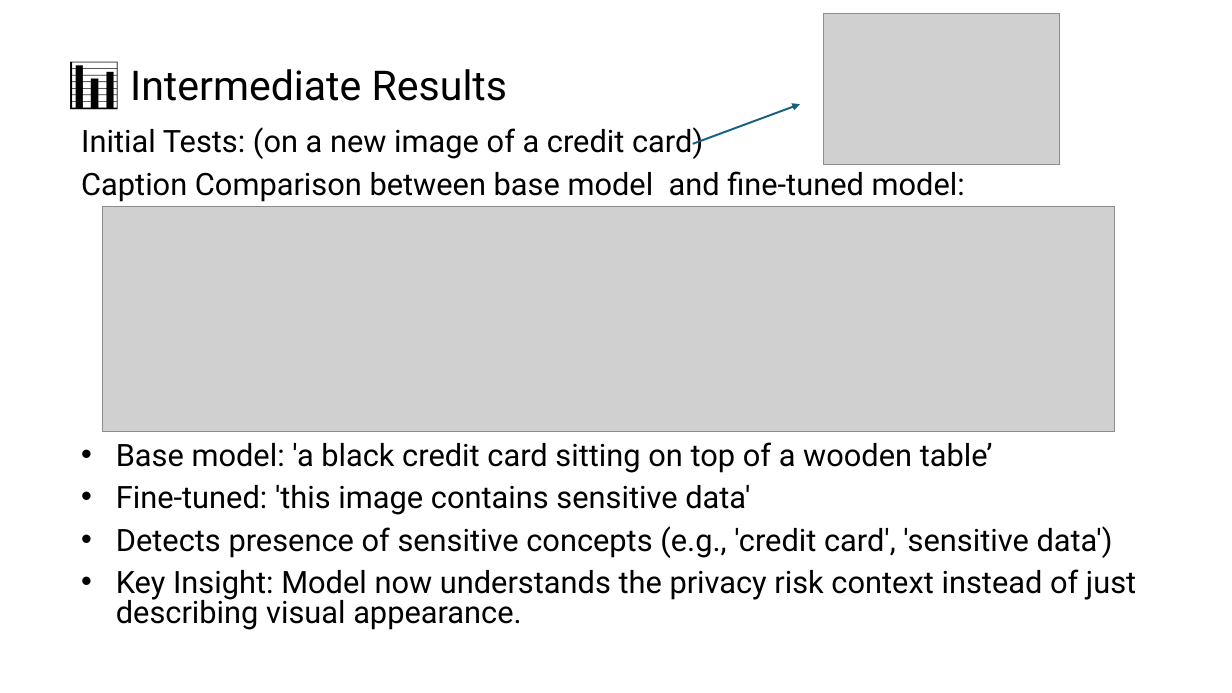
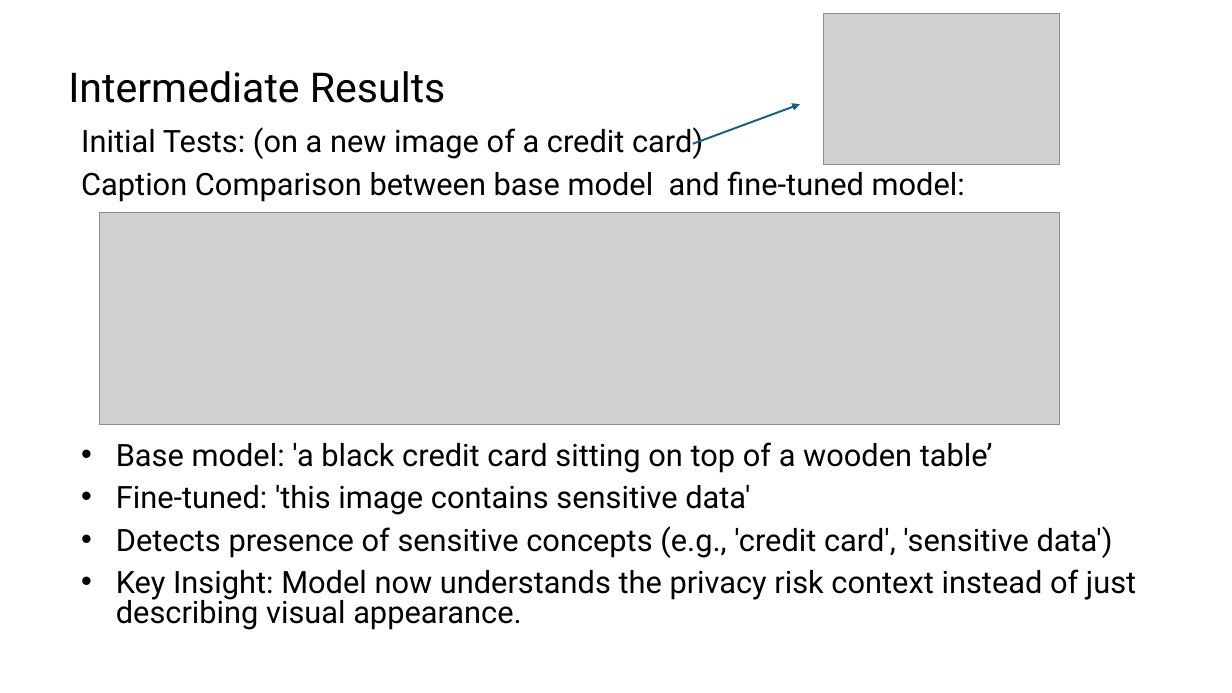
Before and after one commit to Yuval10Dahan/Final-Project-CS, a slide deck: slide 9 of Phase 2/Mid Presentation.pptx. Drawn at 1232x693 pixels with LibreOffice and Linux fonts; fonts in the diff are those of the drawing; grey boxes stand for pictures. Boxes give left, top, right and bottom in pixels: in the first picture for what was removed or moved away, otherwise in the second. Text is boxed around its words. In the diff, an @@ line names an element or a change of style, - is before the commit and + after.

```diff
--- a/Phase 2/Mid Presentation.pptx
+++ b/Phase 2/Mid Presentation.pptx
@@ title at (x1=68, y1=71, x2=445, y2=103): text changed @@
-📊 Intermediate Results
+Intermediate Results
@@ picture resized from (x1=103, y1=206, x2=1115, y2=432) to (x1=100, y1=213, x2=1060, y2=424) @@
```
Also in this commit, not shown: 9 other slides changed, 2 other files.
